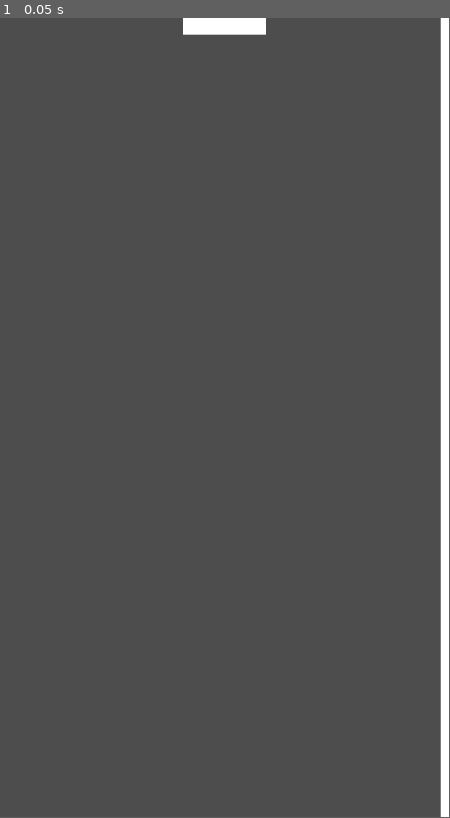
Above: before the commit, frame 1.
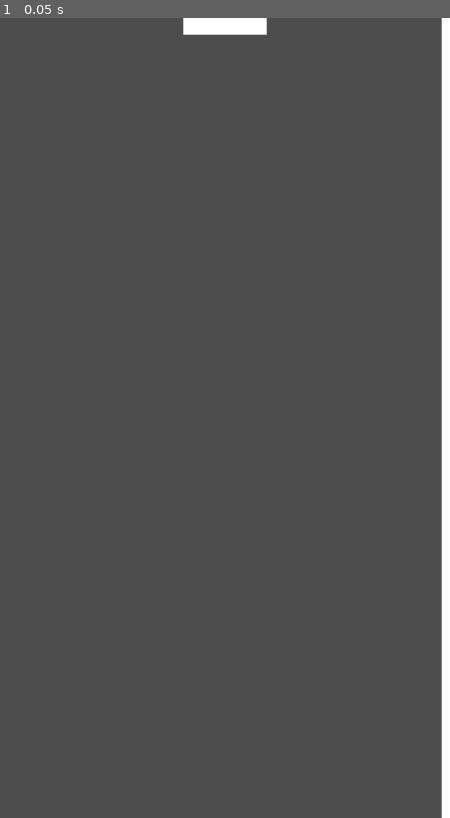
Above: after the commit, the same moment.

Repository: arunas-cesonis/pingpong2
Game: Godot game, scene res://root.tscn
The game is run twice, just before and just after one commit, with the same random seed, the same clock (stepped at 60 frames per second) and the same inputs.
Inputs:
- Up to frame 1 (0.05 s): no input
The window is 449x799 before the commit and 450x800 after it. Grey fills any space a smaller window leaves; there, only what the larger window draws over its background counts as a difference.

The runs differ from the first frame. In frame 1, 0.6% of the frame differs, in the area x 0-99%, y 0-100%.

Commit message:
Draw collision line

Diff:
--- a/project.godot
+++ b/project.godot
@@ -19,7 +19,7 @@
 
 window/size/viewport_width=540
 window/size/viewport_height=960
-window/size/resizable=false
+window/stretch/mode="viewport"
 
 [input]
 
--- a/root.gd
+++ b/root.gd
@@ -4,8 +4,9 @@
 var ball_speed = 500.0
 @onready var p1: CharacterBody2D = $Paddle1
 var ball: CharacterBody2D = null
-var player_speed = 800.0
+var player_speed = 400.0
 var walls = []
+var halt = false
 
 @onready var boi: AnimatedSprite2D = $Ball.find_child("Boi")
 
@@ -15,16 +16,23 @@
 	walls.push_back(self.find_child("WallRight"))
 	ball = self.find_child("Ball")
 	ball.velocity = ball_speed * ball_direction
+	get_window().position -= get_window().position / 2
+	get_window().size *= 2.0
 
 func _input(event) -> void:
 	pass
 
 func _physics_process(delta: float) -> void:
-	p1.move_and_collide(p1.velocity * delta)
+	if halt:
+		return
+	var col1 = p1.move_and_collide(p1.velocity * delta)
 	var col = ball.move_and_collide(ball.velocity * delta)
 	if col != null:
 		if -1 != walls.find(col.get_collider()):
 			if col.get_normal() == Vector2.RIGHT:
+				ball_direction.x = -ball_direction.x
+				ball_direction = ball_direction.normalized()
+			elif col.get_normal() == Vector2.LEFT:
 				ball_direction.x = -ball_direction.x
 				ball_direction = ball_direction.normalized()
 		elif p1 == col.get_collider():
@@ -32,6 +40,16 @@
 			var n = col.get_normal()
 			var r = d - 2.0 * (d.dot(n)) * n
 			ball_direction = r.normalized()
+			print(ball_direction)
+			var line = Line2D.new()
+			line.add_point(col.get_position())
+			line.add_point(col.get_position() + r.normalized() * 20.0)
+			var node = Node2D.new()
+			node.draw_rect(Rect2(0.0, 0.0, 500.0 ,500.0), Color.RED)
+			print(col.get_normal())
+			self.add_child(line)
+			self.add_child(node)
+
 
 	ball.velocity = ball_direction * ball_speed
 			# print(ball_direction.angle(), col.get_normal())
--- a/root.tscn
+++ b/root.tscn
@@ -47,5 +47,4 @@
 position = Vector2(270, 960)
 
 [node name="CollisionShape2D" type="CollisionShape2D" parent="Paddle1"]
-scale = Vector2(2, 1)
 shape = SubResource("CircleShape2D_f1sea")
